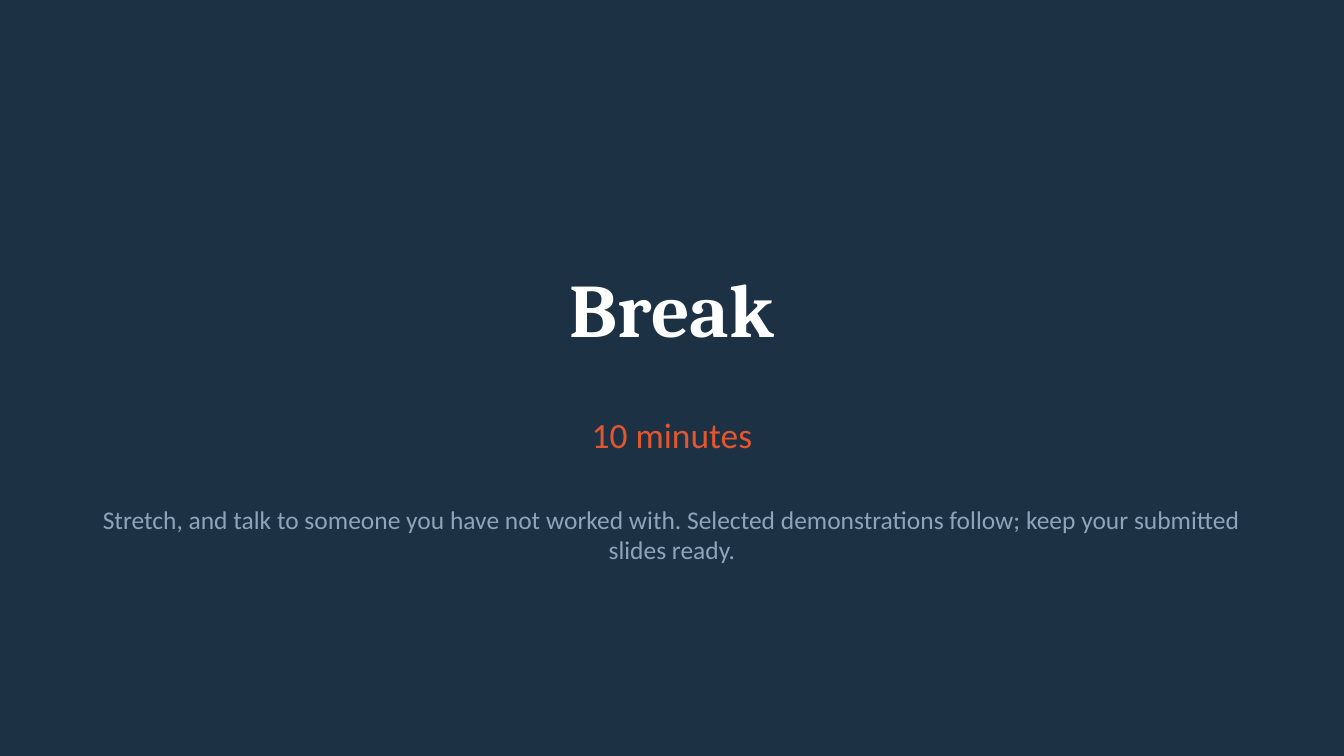
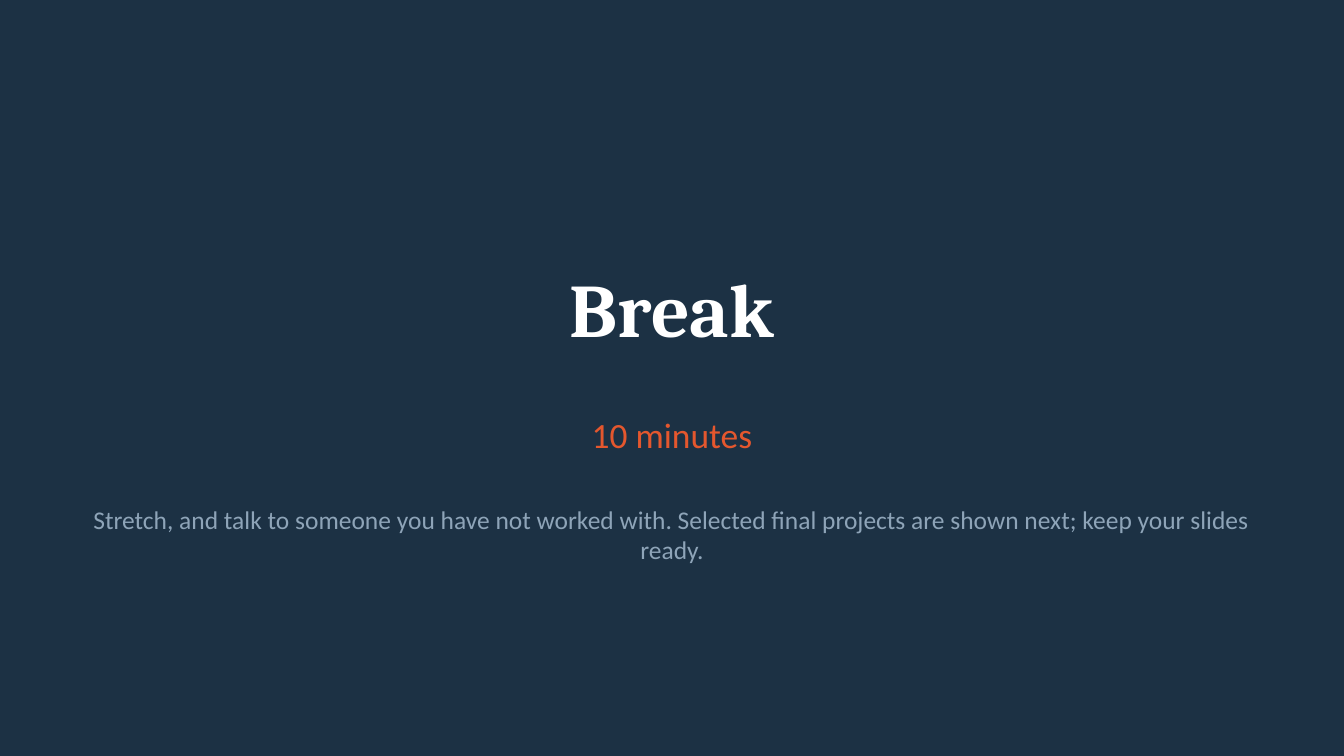
Before and after one commit to Jotham566/teaching-material, a slide deck: slide 25 of DataAnalysis_Track/decks/DA_S15_Measures_a_dashboard_and_presenting_it.pptx. Drawn at 1344x756 pixels with LibreOffice and Linux fonts; fonts in the diff are those of the drawing. Boxes give left, top, right and bottom in pixels: in the first picture for what was removed or moved away, otherwise in the second. Text is boxed around its words. In the diff, an @@ line names an element or a change of style, - is before the commit and + after.

```diff
--- a/DataAnalysis_Track/decks/DA_S15_Measures_a_dashboard_and_presenting_it.pptx
+++ b/DataAnalysis_Track/decks/DA_S15_Measures_a_dashboard_and_presenting_it.pptx
@@ text at (93, 511, 1248, 563): text changed @@
-Stretch, and talk to someone you have not worked with. Selected demonstrations follow; keep your submitted slides ready.
+Stretch, and talk to someone you have not worked with. Selected final projects are shown next; keep your slides ready.
```
Also in this commit, not shown: 5 other slides changed, 40 other files.
